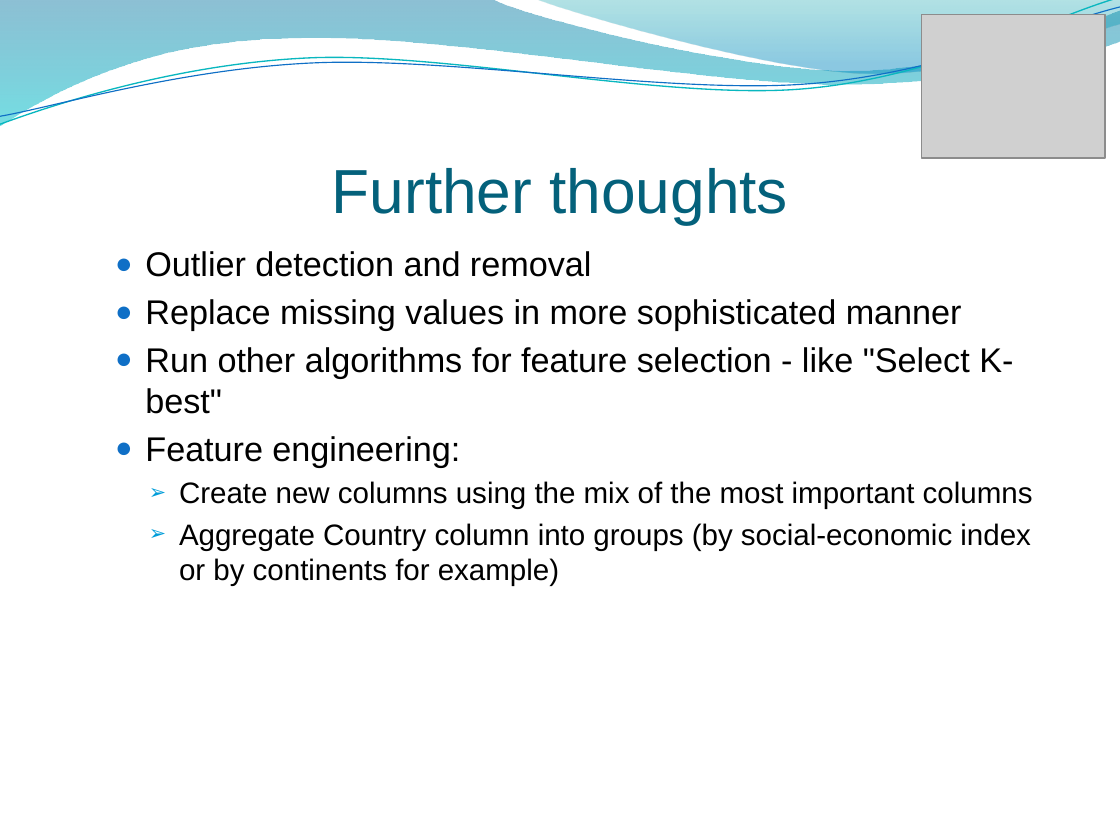
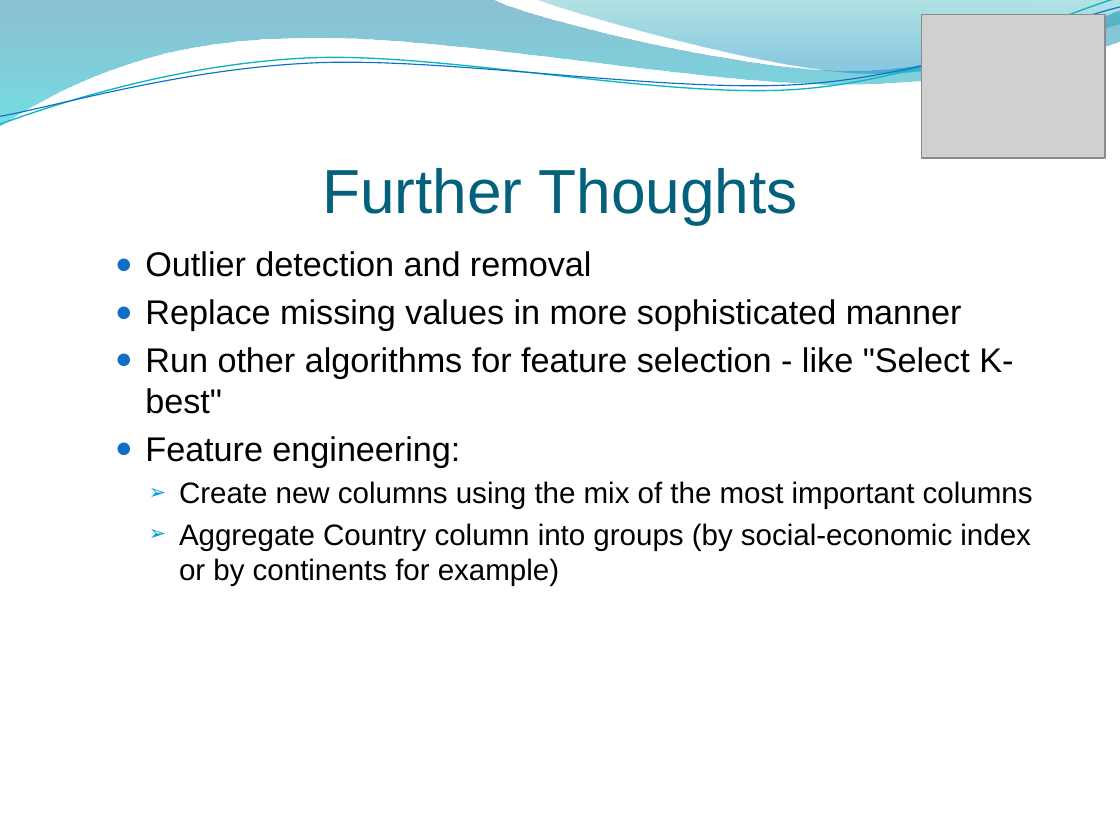
Before and after one commit to linoybar/Regression_Python_Project, a slide deck: slide 21 of Regression Project presentation.pptx. Drawn at 1120x840 pixels with LibreOffice and Linux fonts; fonts in the diff are those of the drawing; grey boxes stand for pictures; background and template pictures are left out. Boxes give left, top, right and bottom in pixels: in the first picture for what was removed or moved away, otherwise in the second. Text is boxed around its words. In the diff, an @@ line names an element or a change of style, - is before the commit and + after.

```diff
--- a/Regression Project presentation.pptx
+++ b/Regression Project presentation.pptx
@@ title at (x1=322, y1=168, x2=798, y2=224): text changed @@
-Further thoughts
+Further Thoughts
```
Also in this commit, not shown: 2 other slides changed.
